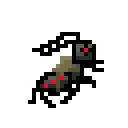
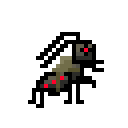
Layered file, before and after one edit (128x128). Changes by layer:
showed "Layer 5" over bbox(32, 40, 84, 108)
hid "Layer 1" over bbox(32, 40, 84, 108)
